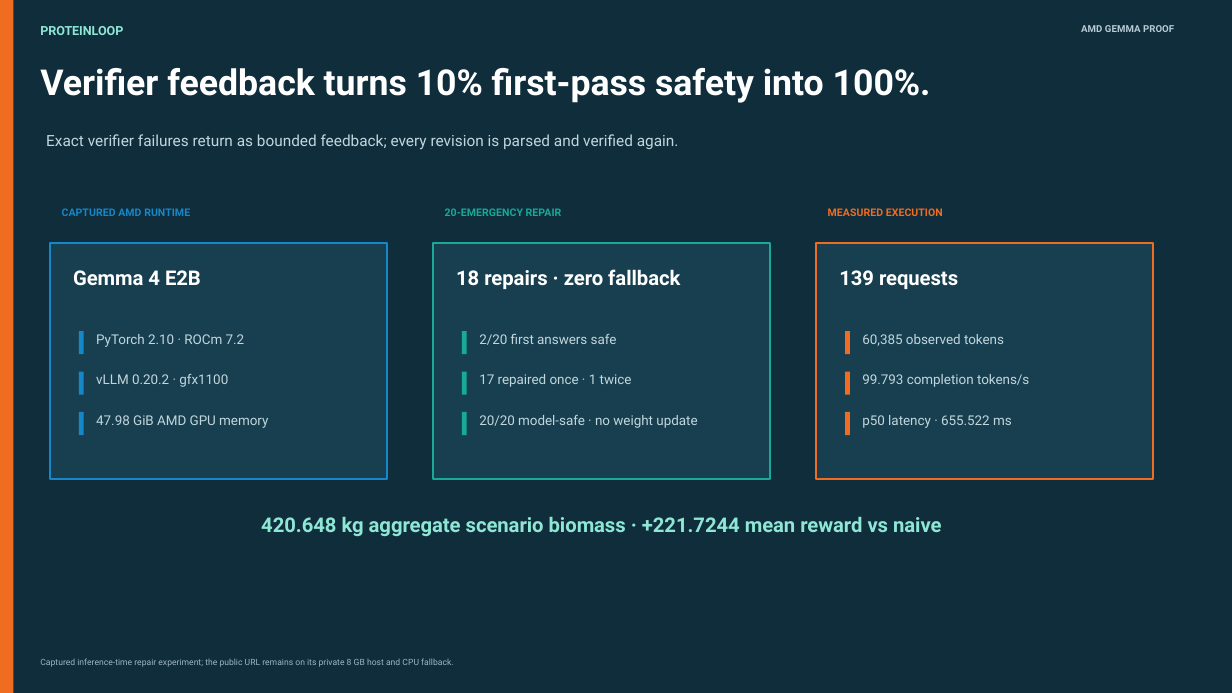
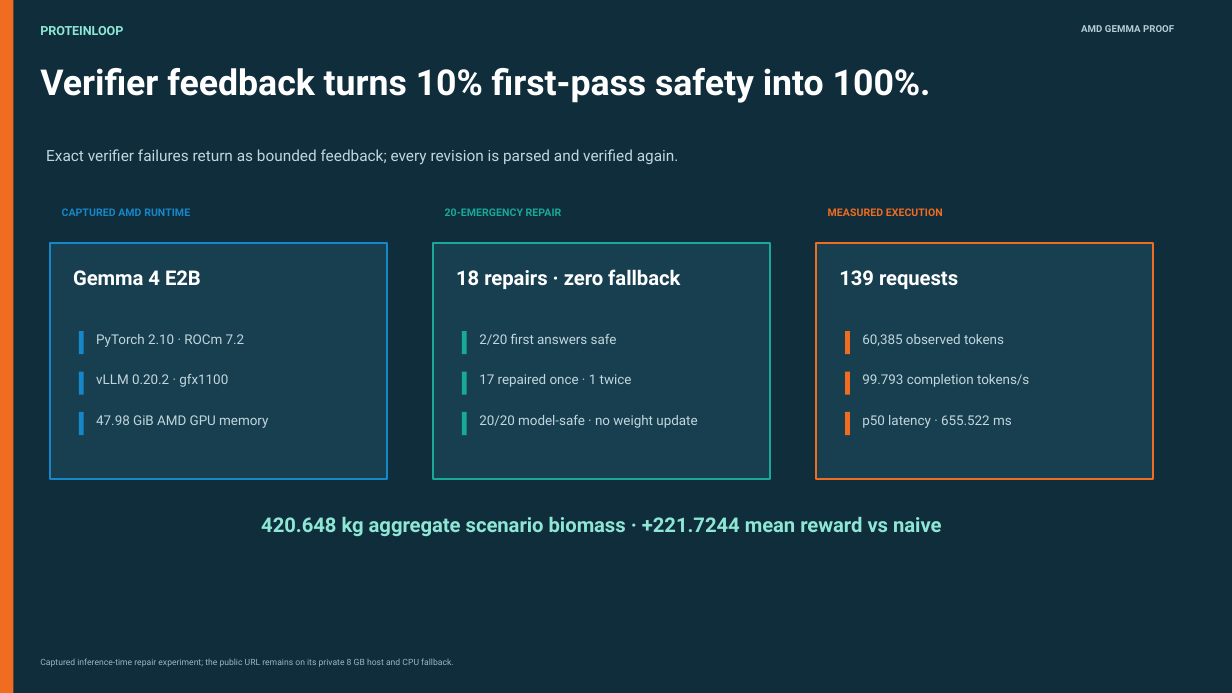
Before and after one commit to Anarpego/ProteinLoop, a slide deck: slide 9 of submission/proteinloop-hackathon-deck.pptx. Drawn at 1232x693 pixels with LibreOffice and Linux fonts; fonts in the diff are those of the drawing. Boxes give left, top, right and bottom in pixels: in the first picture for what was removed or moved away, otherwise in the second. Text is boxed around its words. In the diff, an @@ line names an element or a change of style, - is before the commit and + after.

Commit message:
Improve deck safety layout and offline AMD story

```diff
--- a/submission/proteinloop-hackathon-deck.pptx
+++ b/submission/proteinloop-hackathon-deck.pptx
@@ text "Exact verifier failures return as ...": place and size @@
-text "Exact verifier failures return as ..." at [46, 134, 679, 150]
+text "Exact verifier failures return as ..." at [46, 149, 679, 165]
```
Also in this commit, not shown: 2 other slides changed, 1 slide added, 1 slide removed, 13 other files.
